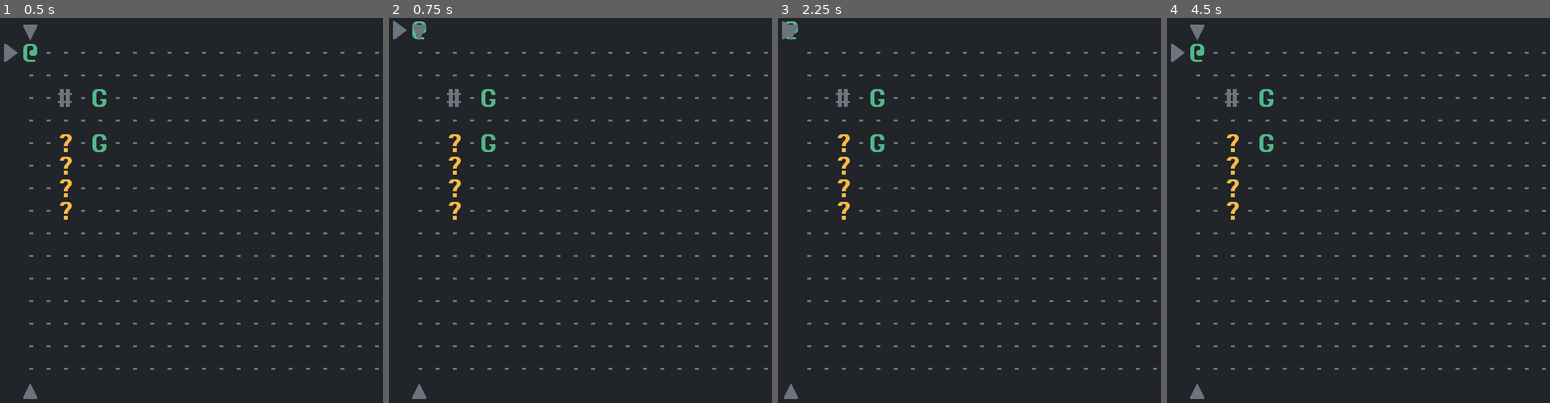
Above: before the commit, frames 1-4 (left to right).
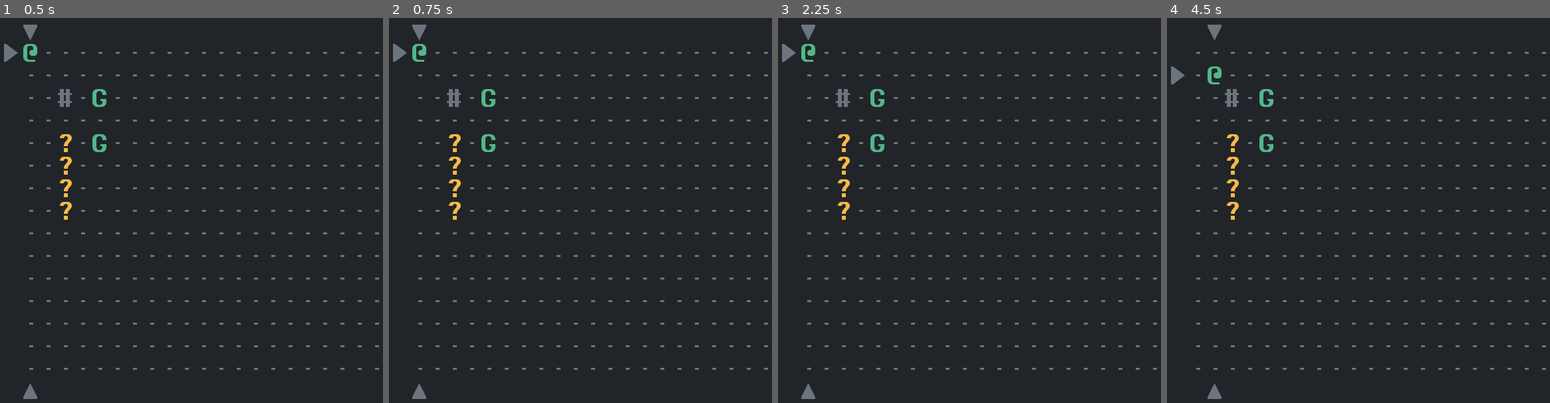
Above: after the commit, the same moments.

Repository: Bozar/godot-4-roguelike-tutorial
Game: Godot game, scene res://scene/main/main_screen.tscn
Two runs of this game, one before a commit and one after it. Both use one fixed random seed, a clock stepped at 60 frames per second and the inputs below.
Inputs:
- Up to frame 1 (0.5 s): no input
- Up to frame 2 (0.75 s): tap Enter at 0.5 s; hold W (move_up) from 0.53 s (still down)
- Up to frame 3 (2.25 s): tap Space at 1.25 s; tap Enter at 2 s; release W (move_up) at 2.03 s; hold A (move_left) from 2.03 s (still down)
- Up to frame 4 (4.5 s): tap Space at 2.75, 4.25 s; tap Enter at 3.5 s; release A (move_left) at 3.53 s; hold S (move_down) 3.53-4.28 s; hold D (move_right) from 4.28 s (still down)

Frame 1 is identical in both runs. In frame 2, 0.4% of the frame differs, in the area x 1-10%, y 0-12%; in frame 3, 0.6%; in frame 4, 0.8%, in the area x 1-15%, y 1-99%.

Commit message:
Block PC movement.

Diff:
--- a/autoload/sprite_state.gd
+++ b/autoload/sprite_state.gd
@@ -42,3 +42,48 @@
 
 func get_sprites_by_sub_tag(sub_tag: StringName) -> Array:
     return _ref_SpriteTag.get_sprites_by_tag("", sub_tag)
+
+
+func get_ground_by_coord(coord: Vector2i,
+        z_layer: int = ZLayer.get_z_layer(MainTag.GROUND)) -> Sprite2D:
+    return _ref_SpriteCoord.get_sprite_by_coord(MainTag.GROUND, coord, z_layer)
+
+
+func get_trap_by_coord(coord: Vector2i,
+        z_layer: int = ZLayer.get_z_layer(MainTag.TRAP)) -> Sprite2D:
+    return _ref_SpriteCoord.get_sprite_by_coord(MainTag.TRAP, coord, z_layer)
+
+
+func get_building_by_coord(coord: Vector2i,
+        z_layer: int = ZLayer.get_z_layer(MainTag.BUILDING)) -> Sprite2D:
+    return _ref_SpriteCoord.get_sprite_by_coord(MainTag.BUILDING, coord,
+            z_layer)
+
+
+func get_actor_by_coord(coord: Vector2i,
+        z_layer: int = ZLayer.get_z_layer(MainTag.ACTOR)) -> Sprite2D:
+    return _ref_SpriteCoord.get_sprite_by_coord(MainTag.ACTOR, coord, z_layer)
+
+
+func has_ground_at_coord(coord: Vector2i,
+        z_layer: int = ZLayer.get_z_layer(MainTag.GROUND)) -> bool:
+    return _ref_SpriteCoord.get_sprite_by_coord(MainTag.GROUND, coord,
+            z_layer) != null
+
+
+func has_trap_at_coord(coord: Vector2i,
+        z_layer: int = ZLayer.get_z_layer(MainTag.TRAP)) -> bool:
+    return _ref_SpriteCoord.get_sprite_by_coord(MainTag.TRAP, coord, z_layer) \
+            != null
+
+
+func has_building_at_coord(coord: Vector2i,
+        z_layer: int = ZLayer.get_z_layer(MainTag.BUILDING)) -> bool:
+    return _ref_SpriteCoord.get_sprite_by_coord(MainTag.BUILDING, coord,
+            z_layer) != null
+
+
+func has_actor_at_coord(coord: Vector2i,
+        z_layer: int = ZLayer.get_z_layer(MainTag.ACTOR)) -> bool:
+    return _ref_SpriteCoord.get_sprite_by_coord(MainTag.ACTOR, coord, z_layer) \
+            != null
--- a/scene/main/pc_action.gd
+++ b/scene/main/pc_action.gd
@@ -31,4 +31,8 @@
             return
 
     coord += ConvertCoord.get_coord(_pc)
+    if not DungeonSize.is_in_dungeon(coord):
+        return
+    elif SpriteState.has_building_at_coord(coord):
+        return
     SpriteState.move_sprite(_pc, coord)
